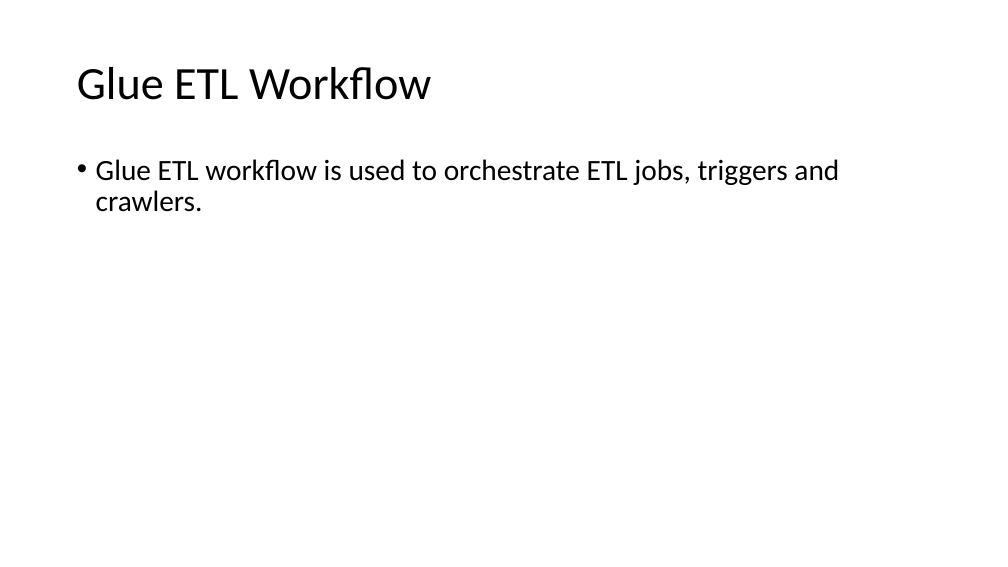
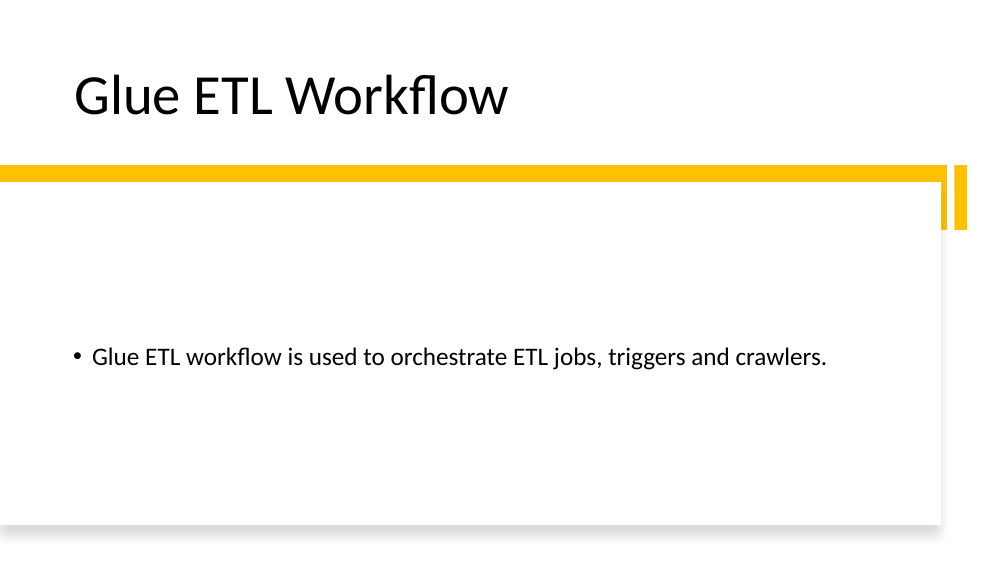
Before and after one commit to kunaldas926/ppt, a slide deck: slide 24 of Presentation1.pptx (slide 17 before the commit). Drawn at 1008x567 pixels with LibreOffice and Linux fonts; fonts in the diff are those of the drawing. Boxes give left, top, right and bottom in pixels: in the first picture for what was removed or moved away, otherwise in the second. Text is boxed around its words. In the diff, an @@ line names an element or a change of style, - is before the commit and + after.

```diff
--- a/Presentation1.pptx
+++ b/Presentation1.pptx
@@ title "Glue ETL Workflow" at bbox=[74, 74, 510, 115]: size 44 to 54 pt; vertical alignment middle to bottom @@
@@ rectangle added at bbox=[0, 166, 948, 230], fill #FFC000 @@
@@ rectangle added at bbox=[954, 166, 967, 230], fill #FFC000 @@
@@ rectangle added at bbox=[0, 182, 941, 526], fill #FFFFFF @@
@@ text "Glue ETL workflow is used ...": place and size @@
-text "Glue ETL workflow is used ..." at bbox=[96, 159, 839, 212]
+text "Glue ETL workflow is used ..." at bbox=[92, 347, 828, 370]
@@ text "Glue ETL workflow is used ..." at bbox=[92, 347, 828, 370]: size 28 to 24 pt; vertical alignment top to middle @@
```
Also in this commit, not shown: 19 other slides changed, 23 slides added.
